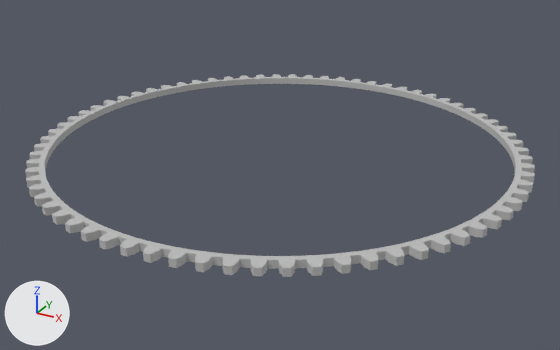
The OBJ model Assetts/models/orig/sunFreeHour.obj: old version first, new version second.
Before and after are seen from a camera (50 mm lens) standing at (6.04, -10.99, 4.96) and looking at (0.15, -0.28, -0.39). Lighting does not change. The marker at lower left points along +X, +Y and +Z. Where no turn or scale is listed for an object, it has been applied to the vertices.

The scene before the commit, as lines of its bpy script (objects in view):
```python
me_sunfreehour = bpy.data.meshes.new('sunFreeHour')
me_sunfreehour.from_pydata(...)  # 6336 vertices, 6336 faces; spans x -4.22..4.22, y -4.22..4.22, z -0.06..0.06
me_sunfreehour.materials.append(mat_initialshadinggroup)  # grey #bcbcbc
ob_sunfreehour = bpy.data.objects.new('sunFreeHour', me_sunfreehour)
ob_sunfreehour.location = (0.0, 0.0, 0.0)
```
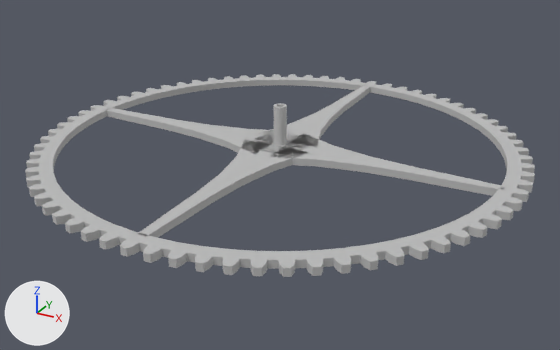
Location of each change, (x1, y1, x2, y2) in pixels of the pictures (560 x 350 px):
part 1 of me_sunfreehour, added
    after: (253, 134, 309, 154)
part 2 of me_sunfreehour, added
    after: (274, 103, 287, 146)
part 3 of me_sunfreehour, added
    after: (269, 133, 506, 196)
part 4 of me_sunfreehour, added
    after: (255, 85, 370, 148)
part 5 of me_sunfreehour, added
    after: (104, 108, 290, 154)
part 6 of me_sunfreehour, added
    after: (137, 139, 310, 238)
part 7 of me_sunfreehour, cut back
    both: (38, 77, 522, 260)

The change, as a list of edits to the scene's bpy script:
```text
Change me_sunfreehour:
    used by ob_sunfreehour; location = (0.0, 0.0, 0.0)
    remove me_sunfreehour.from_pydata(...)  # 6336 vertices, 6336 faces; spans x -4.22..4.22, y -4.22..4.22, z -0.06..0.06
    add me_sunfreehour.from_pydata(...)  # 7468 vertices, 14920 faces; spans x -4.22..4.22, y -4.22..4.22, z -0.06..0.75
    me_sunfreehour part 1: a new loose piece of 1912 vertices spanning x -0.5..0.5, y -0.5..0.5, z -0.06..0.06, in mat_initialshadinggroup (grey #bcbcbc)
    me_sunfreehour part 2: a new loose piece of 288 vertices spanning x -0.11..0.11, y -0.11..0.11, z 0.0..0.75, in mat_initialshadinggroup (grey #bcbcbc)
    me_sunfreehour part 3: a new loose piece of 24 vertices spanning x 0.12..3.88, y -0.64..0.64, z -0.06..0.06, in mat_initialshadinggroup (grey #bcbcbc)
    me_sunfreehour part 4: a new loose piece of 24 vertices spanning x -0.64..0.64, y 0.12..3.88, z -0.06..0.06, in mat_initialshadinggroup (grey #bcbcbc)
    me_sunfreehour part 5: a new loose piece of 24 vertices spanning x -3.88..-0.12, y -0.64..0.64, z -0.06..0.06, in mat_initialshadinggroup (grey #bcbcbc)
    me_sunfreehour part 6: a new loose piece of 24 vertices spanning x -0.64..0.64, y -3.88..-0.12, z -0.06..0.06, in mat_initialshadinggroup (grey #bcbcbc)
    me_sunfreehour part 7: 1584 vertices removed from x -3.92..3.92, y -3.92..3.92, z -0.06..0.06; 420 vertices added at x -3.8..3.8, y -3.8..3.8, z -0.06..0.06
```
